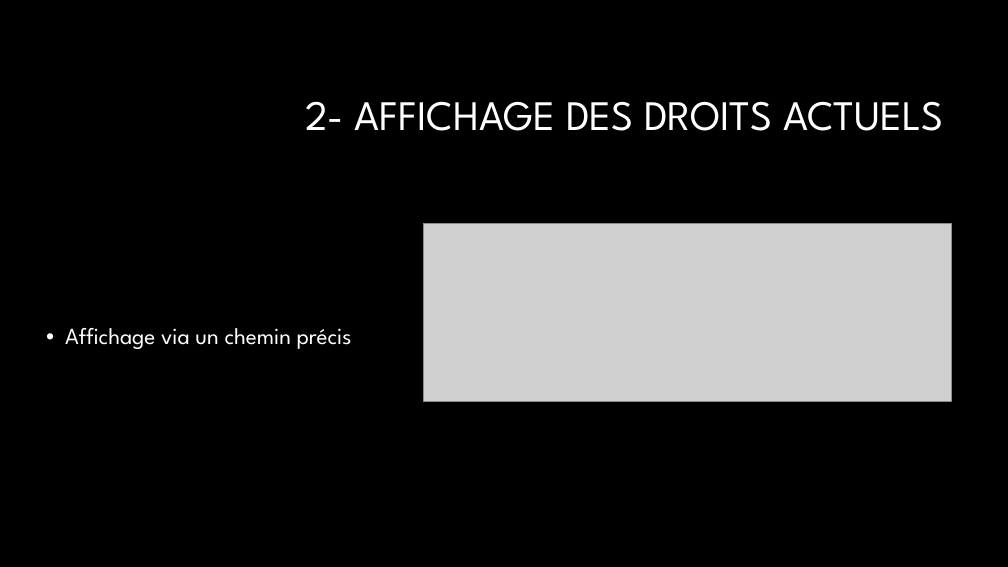
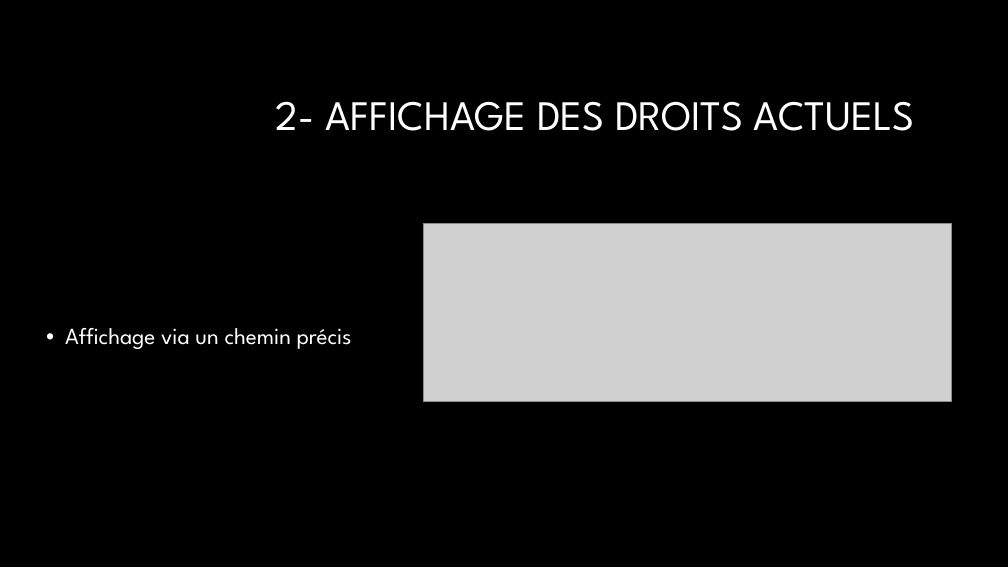
Before and after one commit to FernandezBenjamin/Admin-Windows-Server, a slide deck: slide 6 of ppt_final.pptx. Drawn at 1008x567 pixels with LibreOffice and Linux fonts; fonts in the diff are those of the drawing; grey boxes stand for pictures; background and template pictures are left out. Boxes give left, top, right and bottom in pixels: in the first picture for what was removed or moved away, otherwise in the second. Text is boxed around its words. In the diff, an @@ line names an element or a change of style, - is before the commit and + after.

```diff
--- a/ppt_final.pptx
+++ b/ppt_final.pptx
@@ title "2- AFFICHAGE DES DROITS ACTUELS" at <box>276,101,915,131</box>: alignment right to centre @@
```
Also in this commit, not shown: 9 other slides changed.
